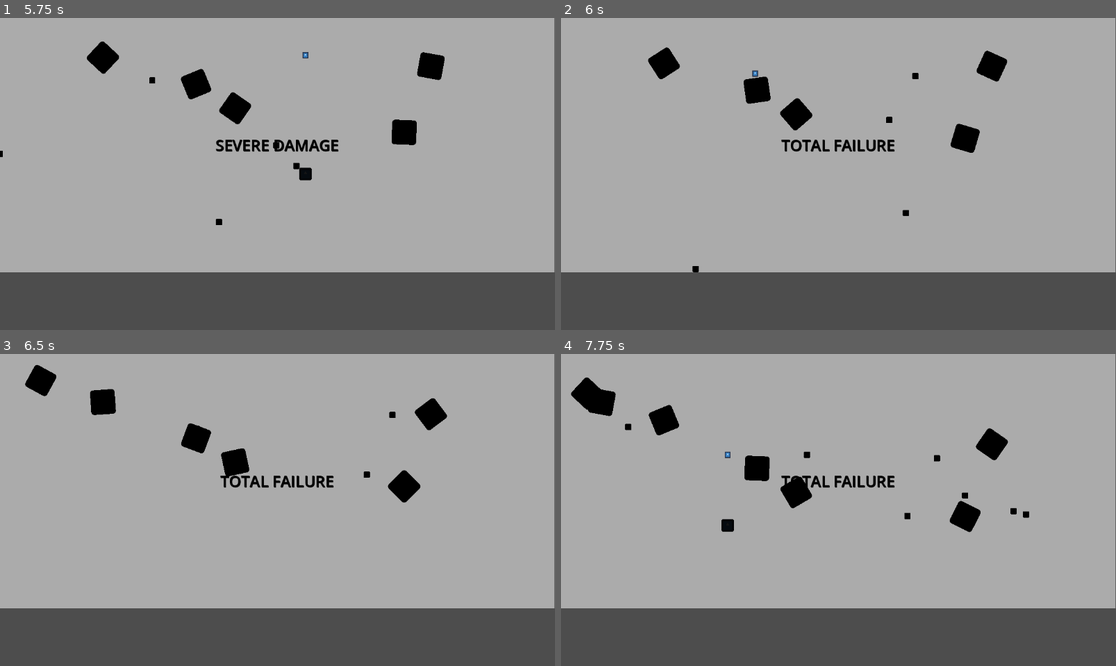
Above: before the commit, frames 1-4 (two rows, left to right).
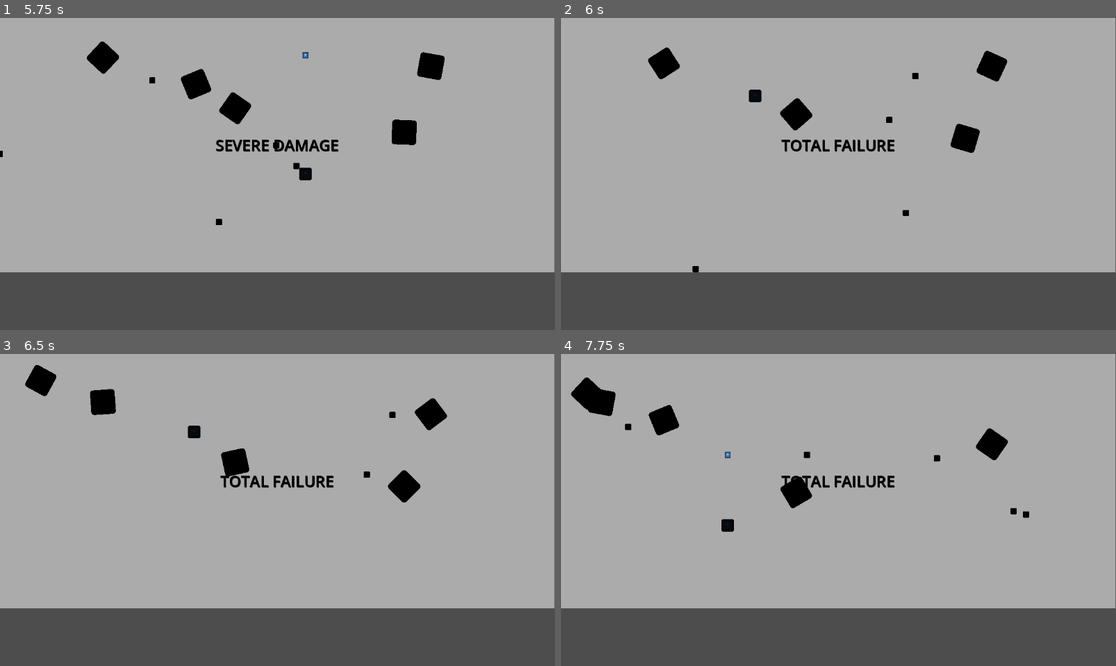
Above: after the commit, the same moments.

Repository: FilipeFL/Puzzlers
Game: Godot game, scene res://Scenes/Main.tscn
Two runs of this game, one before a commit and one after it. Both use one fixed random seed, a clock stepped at 60 frames per second and the inputs below. The engine's default icon, where the game draws it, is replaced by a stand-in: a white triangle on a blue panel in a dark square.
Inputs (mouse positions are in pixels of both pictures, inside the frame that each line leads up to):
- Up to frame 1 (5.75 s): tap Enter at 0.5 s; move the mouse to (399, 158) at 0.52 s; click (399, 158) at 0.6 s; move the mouse to (166, 189) at 1.27 s; click (166, 189) at 1.35 s; move the mouse to (333, 105) at 2.02 s; click (333, 105) at 2.1 s; move the mouse to (249, 236) at 2.77 s; click (249, 236) at 2.85 s; move the mouse to (444, 220) at 3.52 s; click (444, 220) at 3.6 s; move the mouse to (111, 127) at 4.27 s; click (111, 127) at 4.35 s; move the mouse to (305, 174) at 5.02 s; click (305, 174) at 5.1 s
- Up to frame 2 (6 s): move the mouse to (755, 96) at 5.77 s; click (755, 96) at 5.85 s
- Up to frame 3 (6.5 s): no input
- Up to frame 4 (7.75 s): move the mouse to (960, 494) at 6.52 s; click (960, 494) at 6.6 s; move the mouse to (727, 525) at 7.27 s; click (727, 525) at 7.35 s

Frame 1 is identical in both runs. In frame 2, 0.3% of the frame differs, in the area x 32-38%, y 16-28%; in frame 3, 0.3%; in frame 4, 0.8%, in the area x 33-76%, y 32-58%.

Commit message:
Enemies Hit
Now it's possible to destroy enemies with the player bullets.

Diff:
--- a/Puzzlers/Scenes/Enemy.tscn
+++ b/Puzzlers/Scenes/Enemy.tscn
@@ -1,7 +1,10 @@
-[gd_scene load_steps=3 format=3 uid="uid://blw0trr8n48nr"]
+[gd_scene load_steps=4 format=3 uid="uid://blw0trr8n48nr"]
 
 [ext_resource type="Texture2D" uid="uid://dcigu4te3d0g7" path="res://icon.svg" id="1_0oxye"]
 [ext_resource type="Script" path="res://Scripts/Enemy.gd" id="1_f0k4h"]
+
+[sub_resource type="RectangleShape2D" id="RectangleShape2D_adpc2"]
+size = Vector2(120, 120)
 
 [node name="Enemy" type="Node2D"]
 scale = Vector2(0.4, 0.4)
@@ -13,4 +16,12 @@
 
 [node name="Timer" type="Timer" parent="."]
 
+[node name="Area2D" type="Area2D" parent="."]
+
+[node name="CollisionShape2D" type="CollisionShape2D" parent="Area2D"]
+position = Vector2(-6.18398e-06, 7.15256e-06)
+scale = Vector2(1, 1)
+shape = SubResource("RectangleShape2D_adpc2")
+one_way_collision_margin = 0.0
+
 [connection signal="timeout" from="Timer" to="." method="_on_timer_timeout"]
--- a/Puzzlers/Scripts/Player_Bullet.gd
+++ b/Puzzlers/Scripts/Player_Bullet.gd
@@ -14,6 +14,12 @@
 func _process(delta):
 	self.position -= direction * delta * bullet_speed
 
+	if ($RayCast2D.is_colliding()):
+		var _collide = $RayCast2D.get_collider().get_parent()
+		if (_collide.type == "ENEMY"):
+			position += Vector2(2000.0,2000.0)
+			_collide.position += Vector2(2000.0,2000.0)
+
 
 func _screen_exited():
 	queue_free()
